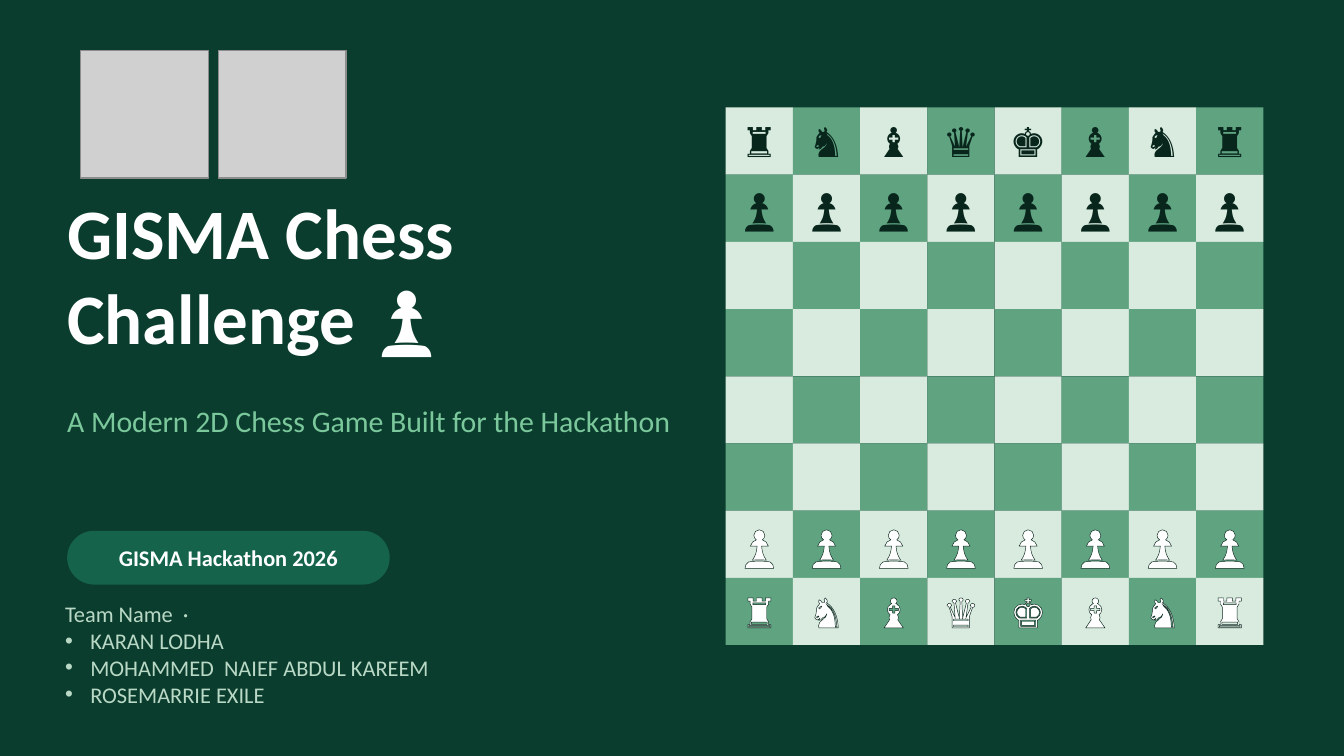
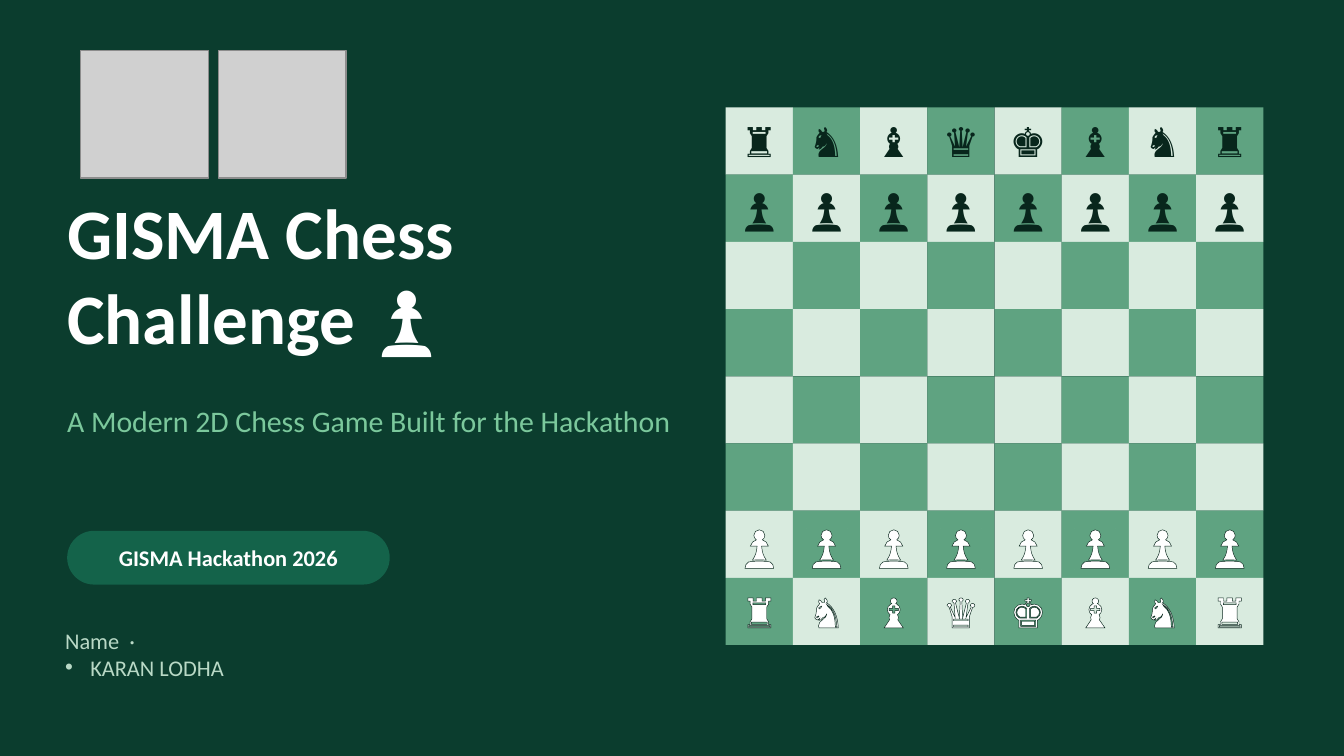
Before and after one commit to Karan6528/chess-game, a slide deck: slide 1 of GISMA_Chess_Challenge.pptx. Drawn at 1344x756 pixels with LibreOffice and Linux fonts; fonts in the diff are those of the drawing; grey boxes stand for pictures. Boxes give left, top, right and bottom in pixels: in the first picture for what was removed or moved away, otherwise in the second. Text is boxed around its words. In the diff, an @@ line names an element or a change of style, - is before the commit and + after.

```diff
--- a/GISMA_Chess_Challenge.pptx
+++ b/GISMA_Chess_Challenge.pptx
@@ text at <box>65,634,119,649</box>: text changed @@
-Team Name ·
+Name ·
@@ text at <box>90,661,429,703</box>: paragraphs removed @@
-• MOHAMMED NAIEF ABDUL KAREEM
-• ROSEMARRIE EXILE
```
